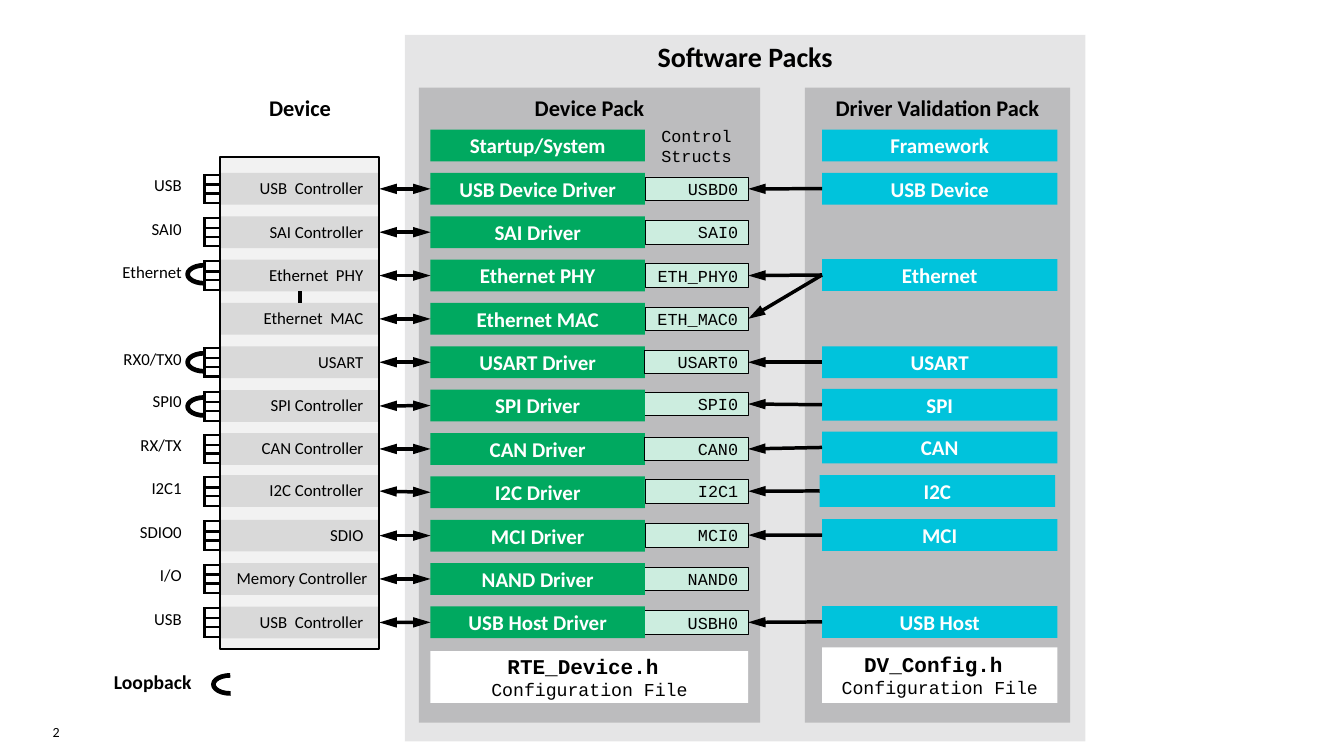
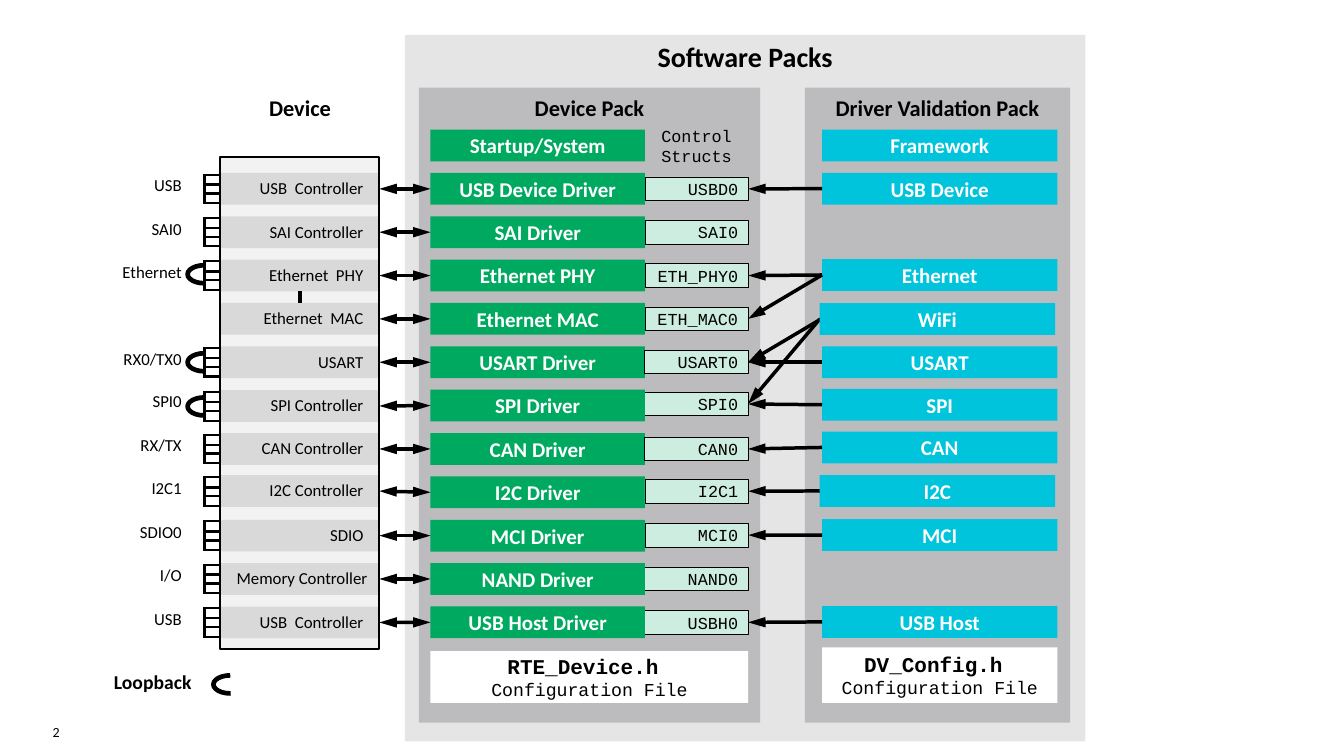
Before and after one commit to ARM-software/CMSIS-Driver_Validation, a slide deck: slide 2 of Doxygen/Driver Validation Suite.pptx. Drawn at 1344x756 pixels with LibreOffice and Linux fonts; fonts in the diff are those of the drawing; background and template pictures are left out. Boxes give left, top, right and bottom in pixels: in the first picture for what was removed or moved away, otherwise in the second. Text is boxed around its words. In the diff, an @@ line names an element or a change of style, - is before the commit and + after.

```diff
--- a/Doxygen/Driver Validation Suite.pptx
+++ b/Doxygen/Driver Validation Suite.pptx
@@ arrow added from (822, 319) to (748, 362), #000000 2.5 pt @@
@@ arrow added from (820, 320) to (748, 404), #000000 2.5 pt @@
@@ rounded rectangle added at <box>820,303,1055,335</box>, fill #00C3DC, 15 pt, text #FFFFFF, bold @@
+WiFi
```
Also in this commit, not shown: 1 other file.
